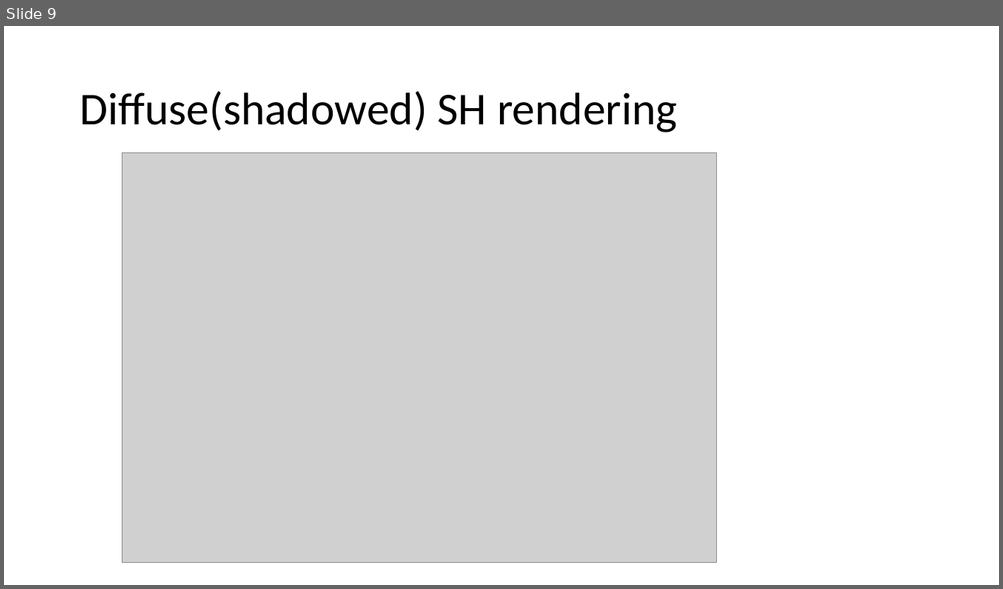
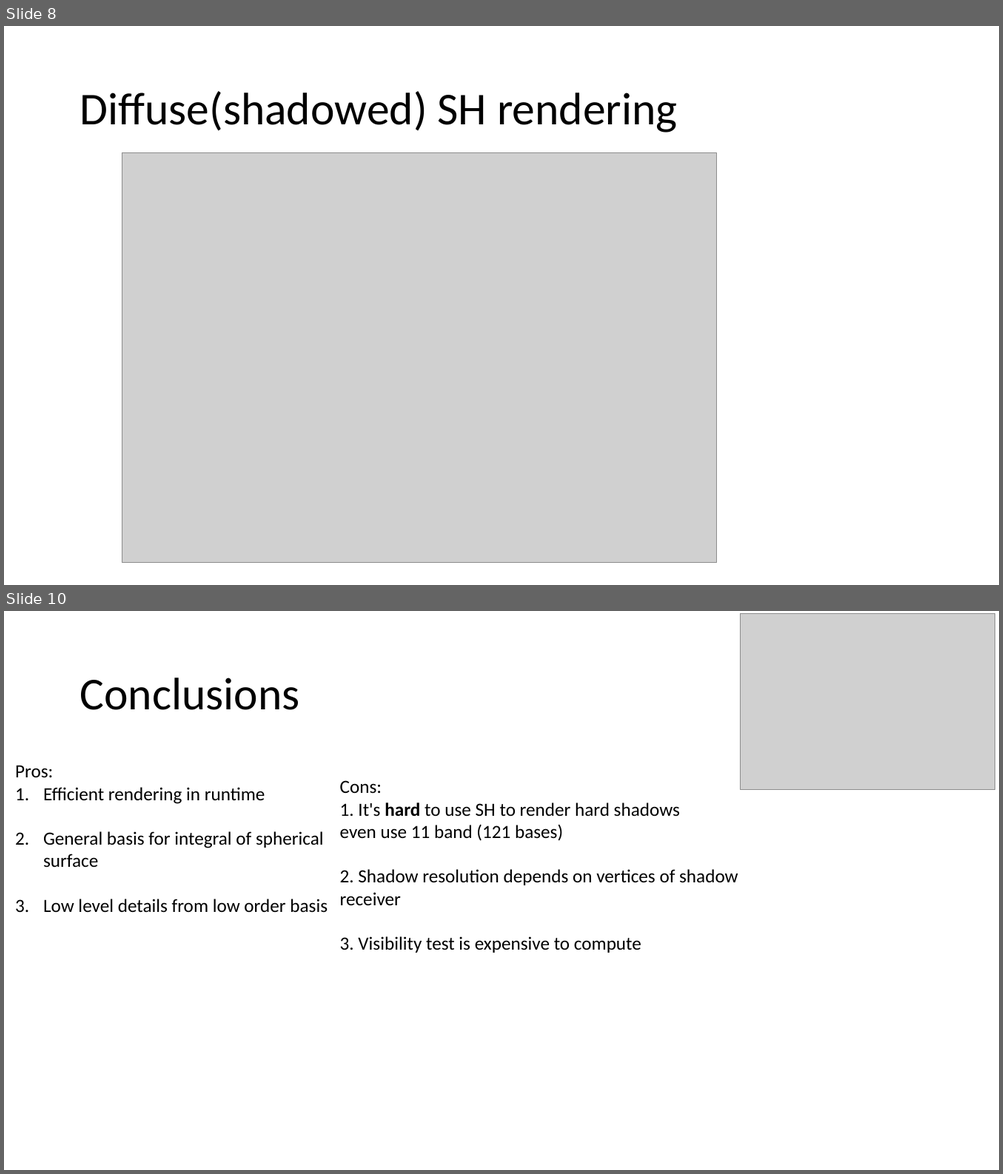
Before and after one commit to ShengCN/Spherical-Harmoincs-Shadows, a slide deck: Checkpoint 2&3.pptx. Shown one above the other, each under a label of ours: slide 9 before the commit, slides 8 and 10 after it; the slides between them are not shown. The pictures are 1003x589 and 1003x1174 pixels, drawn with LibreOffice and Linux fonts; fonts in the diff are those of the drawing; grey boxes stand for pictures. Boxes give left, top, right and bottom in pixels: in the first picture for what was removed or moved away, otherwise in the second. Text is boxed around its words. In the diff, an @@ line names an element or a change of style, - is before the commit and + after.

```diff
--- a/Checkpoint 2&3.pptx
+++ b/Checkpoint 2&3.pptx
@@ slide 10 added at box(4, 611, 999, 1170), background #FFFFFF @@
@@ picture added at box(740, 613, 996, 789) @@
@@ title added at box(79, 678, 299, 710), 44 pt, text #000000 @@
+Conclusions
@@ text added at box(15, 765, 327, 913), 18 pt, text #000000 @@
+Pros:
+1. Efficient rendering in runtime
+2. General basis for integral of spherical surface
+3. Low level details from low order basis
@@ text added at box(340, 780, 738, 953), 18 pt, text #000000 @@
+Cons:
+1. It's hard to use SH to render hard shadows
+even use 11 band (121 bases)
+2. Shadow resolution depends on vertices of shadow
+receiver
+3. Visibility test is expensive to compute
@@ what was slide 9 is now slide 8 @@
```
Also in this commit, not shown: 3 slides changed, 1 other slide added, 7 other files.
